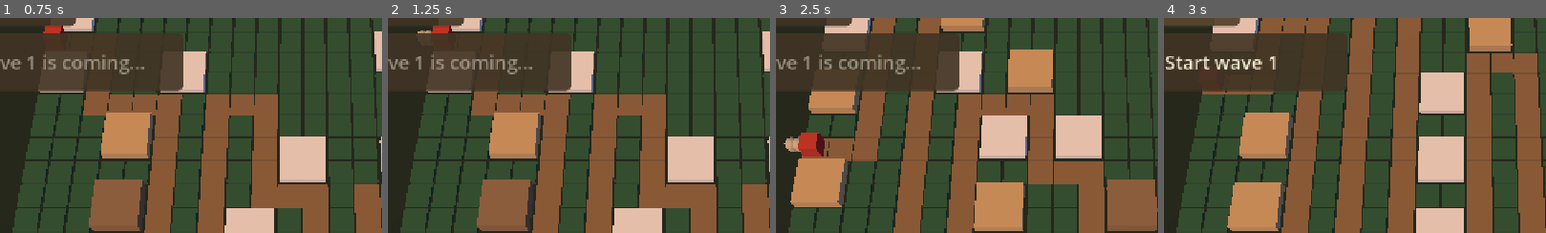
Above: before the commit, frames 1-4 (left to right).
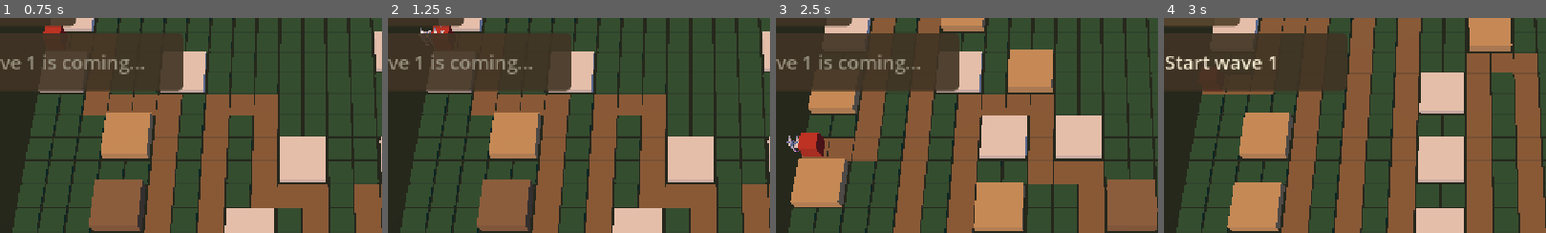
Above: after the commit, the same moments.

Repository: juanpalopez/psychic-bassoon
Game: Godot game, scene res://main.tscn
The game is run twice, just before and just after one commit, with the same random seed, the same clock (stepped at 60 frames per second) and the same inputs.
Inputs:
- Up to frame 1 (0.75 s): click "Start wave 1" at 0.5 s
- Up to frame 2 (1.25 s): no input
- Up to frame 3 (2.5 s): click "Next seed" at 1.25 s; click "Start wave 1" at 2 s
- Up to frame 4 (3 s): click "Next seed" at 2.75 s
The pictures show only the part of the screen within x 10-60%, y 22-72%; the shares and areas given below are measured in that part.

Frame 1 is identical in both runs. In frame 2, less than 0.1% of the frame differs, in the area x 7-15%, y 3-8%; in frame 3, 0.2%, in the area x 2-7%, y 54-63%; in frame 4, nothing differs.

Commit message:
feat(render): draw the ground foes with the owner's greybox models (#244)
* feat(render): draw Scrap Goblins with the owner's greybox model

The Scrap Goblin multimesh uses the mesh of goblin_lowpoly.glb, scaled to
one cell tall with its feet on the road and turned to face the way it
walks (it keeps its heading while a guard holds it); a capsule stays the
fallback when the file is missing. The model has a credits row, and the
asset check ignores the .import file Godot writes next to it.

Closes #243

Co-Authored-By: Claude Sonnet 5.5 <noreply@anthropic.com>

* feat(render): draw the ground foes with the owner's greybox models

Scrap Goblin, Corrugated Orc and Cardboard Golem use the models in
assets/models/enemies (scaled to a height, feet on the road, facing the
way they walk, keeping their own materials and darkened as they are hurt;
a capsule stays the fallback). All of the owner's greybox models (the
other enemies, the heroes, the towers and the Heartstone) are added with
credits rows, and the asset check ignores Godot's .import files.

Closes #243

Co-Authored-By: Claude Sonnet 5.5 <noreply@anthropic.com>

---------

Co-authored-by: Claude Sonnet 5.5 <noreply@anthropic.com>

Diff:
--- a/godot/render/foes_view.gd
+++ b/godot/render/foes_view.gd
@@ -23,6 +23,17 @@
 	"cardboardGolem": Color("8a6a43"),
 }
 const FALLBACK_COLOUR := Color("cccccc")
+## The foes drawn with a model from `godot/assets/models/enemies` instead of a capsule
+## (greybox models by the owner): its file and how tall it stands, in cells. A model is
+## scaled to that height with its feet on the road and faces +Z at yaw 0, keeps its own
+## materials and is darkened as the foe is hurt; a missing file leaves the capsule.
+const MODELS := {
+	"scrapGoblin": {"path": "res://assets/models/enemies/scrap_goblin.glb", "height": 1.0},
+	"corrugatedOrc": {"path": "res://assets/models/enemies/corrugated_orc.glb", "height": 1.5},
+	"cardboardGolem": {"path": "res://assets/models/enemies/cardboard_golem.glb", "height": 2.4},
+}
+## A foe that has not moved yet faces along the road, towards +x.
+const DEFAULT_YAW := PI / 2.0
 
 var _multimeshes := {}
 var _tick_seen := -1
@@ -34,25 +45,40 @@
 var _drawn_positions := {}
 var _drawn_scales := {}
 var _drawn_colours := {}
-
-
-func _init() -> void:
+## Per model type: its mesh, the scale that makes it its height and the height of its
+## lowest point above the origin, so that it can stand on the road.
+var _models := {}
+## The way each foe last walked (radians about the vertical axis), by foe id.
+var _yaws := {}
+var _drawn_yaws := {}
+
+
+func _init(models: Dictionary = MODELS) -> void:
 	for type in FOES.FOE_IDS:
 		var multimesh := MultiMesh.new()
 		multimesh.transform_format = MultiMesh.TRANSFORM_3D
 		multimesh.use_colors = true
-		var capsule := CapsuleMesh.new()
-		capsule.radius = CAPSULE_RADIUS
-		capsule.height = CAPSULE_HEIGHT
-		multimesh.mesh = capsule
+		var mesh := _model_mesh(models[type].path) if models.has(type) else null
+		if mesh != null:
+			var box := mesh.get_aabb()
+			var scale := float(models[type].height) / box.size.y
+			_models[type] = {"mesh": mesh, "scale": scale, "foot": -box.position.y * scale}
+			_make_tintable(mesh)
+			multimesh.mesh = mesh
+		else:
+			var capsule := CapsuleMesh.new()
+			capsule.radius = CAPSULE_RADIUS
+			capsule.height = CAPSULE_HEIGHT
+			multimesh.mesh = capsule
 		multimesh.instance_count = MAX_PER_TYPE
 		multimesh.visible_instance_count = 0
 		var instance := MultiMeshInstance3D.new()
 		instance.name = type
 		instance.multimesh = multimesh
-		var material := StandardMaterial3D.new()
-		material.vertex_color_use_as_albedo = true
-		instance.material_override = material
+		if mesh == null:
+			var material := StandardMaterial3D.new()
+			material.vertex_color_use_as_albedo = true
+			instance.material_override = material
 		add_child(instance)
 		_multimeshes[type] = multimesh
 		_used[type] = 0
@@ -60,6 +86,7 @@
 		_drawn_positions[type] = _filled(Vector3.ZERO)
 		_drawn_scales[type] = _filled(0.0)
 		_drawn_colours[type] = _filled(Color.WHITE)
+		_drawn_yaws[type] = _filled(0.0)
 
 
 ## A list of `MAX_PER_TYPE` copies of `value`.
@@ -70,6 +97,21 @@
 	return out
 
 
+## Whether a foe type is drawn with a model (and not the capsule).
+func uses_model(type: String) -> bool:
+	return _models.has(type)
+
+
+## The mesh a foe type is drawn with.
+func mesh_of(type: String) -> Mesh:
+	return (_multimeshes[type] as MultiMesh).mesh
+
+
+## The way instance `index` of a model type faces (radians about the vertical axis).
+func drawn_yaw(type: String, index: int) -> float:
+	return _drawn_yaws[type][index]
+
+
 ## How many foes of this type are drawn right now.
 func visible_count(type: String) -> int:
 	if not _multimeshes.has(type):
@@ -97,6 +139,7 @@
 	_tick_seen = -1
 	_previous.clear()
 	_current.clear()
+	_yaws.clear()
 	for type in _multimeshes:
 		(_multimeshes[type] as MultiMesh).visible_instance_count = 0
 
@@ -128,14 +171,25 @@
 		var from: Vector2 = _previous.get(foe.id, Vector2(foe.x, foe.y))
 		var to: Vector2 = _current.get(foe.id, Vector2(foe.x, foe.y))
 		var at := from.lerp(to, blend)
+		var position := BoardSpace.point_to_world(at.x, at.y)
 		var scale := foe.radius / CAPSULE_RADIUS
-		var position := BoardSpace.point_to_world(at.x, at.y)
+		var basis := Basis.from_scale(Vector3(scale, scale, scale))
 		position.y = GROUND + CAPSULE_HEIGHT * scale / 2.0
-		multimesh.set_instance_transform(
-			index, Transform3D(Basis.from_scale(Vector3(scale, scale, scale)), position)
+		if _models.has(foe.type):
+			var model: Dictionary = _models[foe.type]
+			var walked := to - from
+			if walked.length_squared() > 1e-9:
+				_yaws[foe.id] = atan2(walked.x, walked.y)
+			var yaw: float = _yaws.get(foe.id, DEFAULT_YAW)
+			scale = model.scale
+			basis = Basis(Vector3.UP, yaw) * Basis.from_scale(Vector3(scale, scale, scale))
+			position.y = GROUND + float(model.foot)
+			_drawn_yaws[foe.type][index] = yaw
+		multimesh.set_instance_transform(index, Transform3D(basis, position))
+		var health := float(foe.hp) / maxf(float(foe.max_hp), 1.0)
+		var base: Color = (
+			Color.WHITE if _models.has(foe.type) else COLOURS.get(foe.type, FALLBACK_COLOUR)
 		)
-		var health := float(foe.hp) / maxf(float(foe.max_hp), 1.0)
-		var base: Color = COLOURS.get(foe.type, FALLBACK_COLOUR)
 		var colour := base.darkened(HURT_DARKEN * (1.0 - clampf(health, 0.0, 1.0)))
 		multimesh.set_instance_color(index, colour)
 		_drawn_positions[foe.type][index] = position
@@ -143,3 +197,39 @@
 		_drawn_colours[foe.type][index] = colour
 	for type in _multimeshes:
 		(_multimeshes[type] as MultiMesh).visible_instance_count = _used[type]
+
+
+## The first mesh found in a model file, or null when the file is missing or has none.
+static func _model_mesh(path: String) -> Mesh:
+	if not ResourceLoader.exists(path):
+		return null
+	var scene := load(path) as PackedScene
+	if scene == null:
+		return null
+	var root := scene.instantiate()
+	var found := _first_mesh(root)
+	root.free()
+	return found
+
+
+static func _first_mesh(node: Node) -> Mesh:
+	if node is MeshInstance3D and (node as MeshInstance3D).mesh != null:
+		return (node as MeshInstance3D).mesh
+	for child in node.get_children():
+		var found := _first_mesh(child)
+		if found != null:
+			return found
+	return null
+
+
+## Lets the instance colour tint the model's own materials (the instance colour is
+## white for a healthy foe and darker as it is hurt): each surface's material is
+## copied with `vertex_color_use_as_albedo`.
+static func _make_tintable(mesh: Mesh) -> void:
+	for surface in mesh.get_surface_count():
+		var material := mesh.surface_get_material(surface) as StandardMaterial3D
+		if material == null:
+			continue
+		var tintable := material.duplicate() as StandardMaterial3D
+		tintable.vertex_color_use_as_albedo = true
+		mesh.surface_set_material(surface, tintable)
--- /dev/null
+++ b/godot/tests/render/test_foes_models.gd
@@ -0,0 +1,121 @@
+## The Scrap Goblin is drawn with the owner's greybox model; other foes keep their
+## capsules, and a missing model file falls back to a capsule.
+extends GutTest
+
+const FOES := preload("res://content/foes.gd")
+const MODELS := preload("res://render/foes_view.gd").MODELS
+
+
+func _foe(id: int, type: String, x: float, y: float) -> Foe:
+	var foe := Foe.new()
+	foe.id = id
+	foe.type = type
+	foe.x = x
+	foe.y = y
+	foe.hp = 20
+	foe.max_hp = 20
+	foe.radius = float(FOES.DEFS[type].radius)
+	return foe
+
+
+func _game_with(foes: Array[Foe], tick: int) -> GameState:
+	var game := GameState.new()
+	game.tick_count = tick
+	game.foes = foes
+	return game
+
+
+func _view(models: Dictionary = MODELS) -> FoesView:
+	var view := FoesView.new(models)
+	add_child_autofree(view)
+	return view
+
+
+func test_every_ground_foe_uses_its_model() -> void:
+	var view := _view()
+	for type in FOES.FOE_IDS:
+		assert_true(view.uses_model(type), type)
+		assert_false(view.mesh_of(type) is CapsuleMesh, type)
+		assert_gt(view.mesh_of(type).get_aabb().size.y, 0.0, type)
+	assert_gt(MODELS.cardboardGolem.height, MODELS.corrugatedOrc.height)
+	assert_gt(MODELS.corrugatedOrc.height, MODELS.scrapGoblin.height)
+
+
+func test_a_foe_without_a_model_entry_stays_a_capsule() -> void:
+	var view := _view({"scrapGoblin": MODELS.scrapGoblin})
+	assert_true(view.uses_model("scrapGoblin"))
+	assert_false(view.uses_model("corrugatedOrc"))
+	assert_true(view.mesh_of("corrugatedOrc") is CapsuleMesh)
+
+
+func test_a_hurt_model_is_tinted_through_the_instance_colour() -> void:
+	var view := _view()
+	var healthy := _foe(0, "corrugatedOrc", 4.5, 3.5)
+	var hurt := _foe(1, "corrugatedOrc", 5.5, 3.5)
+	hurt.hp = 5
+	view.update(_game_with([healthy, hurt] as Array[Foe], 1), 1.0)
+	assert_eq(view.drawn_colour("corrugatedOrc", 0), Color.WHITE)
+	assert_lt(view.drawn_colour("corrugatedOrc", 1).v, 0.9)
+	var mesh := view.mesh_of("corrugatedOrc")
+	for surface in mesh.get_surface_count():
+		var material := mesh.surface_get_material(surface) as StandardMaterial3D
+		assert_true(material.vertex_color_use_as_albedo, "surface %d" % surface)
+
+
+func test_a_missing_model_file_falls_back_to_a_capsule() -> void:
+	var view := _view({"scrapGoblin": {"path": "res://assets/models/none.glb", "height": 0.8}})
+	assert_false(view.uses_model("scrapGoblin"))
+	assert_true(view.mesh_of("scrapGoblin") is CapsuleMesh)
+	view.update(_game_with([_foe(0, "scrapGoblin", 4.5, 3.5)] as Array[Foe], 1), 1.0)
+	assert_eq(view.visible_count("scrapGoblin"), 1, "and it still draws")
+
+
+func test_the_model_is_scaled_to_its_height_and_stands_with_its_feet_on_the_road() -> void:
+	var view := _view()
+	view.update(_game_with([_foe(0, "scrapGoblin", 4.5, 3.5)] as Array[Foe], 1), 1.0)
+	var aabb := view.mesh_of("scrapGoblin").get_aabb()
+	var scale := view.drawn_scale("scrapGoblin", 0)
+	assert_almost_eq(scale * aabb.size.y, float(MODELS.scrapGoblin.height), 1e-6)
+	# the lowest point of the model is at the road's surface
+	assert_almost_eq(
+		view.drawn_position("scrapGoblin", 0).y + aabb.position.y * scale, FoesView.GROUND, 1e-6
+	)
+
+
+func test_a_foe_faces_the_way_it_walks() -> void:
+	var view := _view()
+	# a tick ago it was at (4, 3), now at (5, 3): walking along +x, which is world +x
+	view.update(_game_with([_foe(0, "scrapGoblin", 4.0, 3.0)] as Array[Foe], 1), 1.0)
+	view.update(_game_with([_foe(0, "scrapGoblin", 5.0, 3.0)] as Array[Foe], 2), 1.0)
+	assert_almost_eq(view.drawn_yaw("scrapGoblin", 0), PI / 2.0, 1e-6, "facing +x")
+	# then down the board, along +y (world +z)
+	view.update(_game_with([_foe(0, "scrapGoblin", 5.0, 4.0)] as Array[Foe], 3), 1.0)
+	assert_almost_eq(view.drawn_yaw("scrapGoblin", 0), 0.0, 1e-6, "facing +z")
+	# and back along -x
+	view.update(_game_with([_foe(0, "scrapGoblin", 4.0, 4.0)] as Array[Foe], 4), 1.0)
+	assert_almost_eq(absf(view.drawn_yaw("scrapGoblin", 0)), 3.0 * PI / 2.0 - PI, 1e-6)
+
+
+func test_a_foe_that_stands_still_keeps_its_heading() -> void:
+	var view := _view()
+	view.update(_game_with([_foe(0, "scrapGoblin", 4.0, 3.0)] as Array[Foe], 1), 1.0)
+	view.update(_game_with([_foe(0, "scrapGoblin", 4.0, 4.0)] as Array[Foe], 2), 1.0)
+	var heading := view.drawn_yaw("scrapGoblin", 0)
+	# held by a guard: the same place next tick
+	view.update(_game_with([_foe(0, "scrapGoblin", 4.0, 4.0)] as Array[Foe], 3), 1.0)
+	assert_almost_eq(view.drawn_yaw("scrapGoblin", 0), heading, 1e-9)
+
+
+func test_a_new_foe_faces_along_the_road_until_it_moves() -> void:
+	var view := _view()
+	view.update(_game_with([_foe(0, "scrapGoblin", 4.0, 3.0)] as Array[Foe], 1), 1.0)
+	assert_almost_eq(view.drawn_yaw("scrapGoblin", 0), PI / 2.0, 1e-6)
+
+
+func test_reset_forgets_the_headings() -> void:
+	var view := _view()
+	view.update(_game_with([_foe(0, "scrapGoblin", 4.0, 3.0)] as Array[Foe], 1), 1.0)
+	view.update(_game_with([_foe(0, "scrapGoblin", 4.0, 4.0)] as Array[Foe], 2), 1.0)
+	view.reset()
+	view.update(_game_with([_foe(0, "scrapGoblin", 4.0, 3.0)] as Array[Foe], 1), 1.0)
+	assert_almost_eq(view.drawn_yaw("scrapGoblin", 0), PI / 2.0, 1e-6, "a new game, a new heading")
--- a/godot/tests/render/test_foes_view.gd
+++ b/godot/tests/render/test_foes_view.gd
@@ -139,7 +139,7 @@
 	assert_gt(healthy.v, hurt.v)
 
 
-func test_a_bigger_foe_is_a_bigger_capsule() -> void:
+func test_a_bigger_foe_is_drawn_taller() -> void:
 	var view := _view()
 	view.update(
 		_game_with(
@@ -150,8 +150,11 @@
 		),
 		1.0
 	)
-	var small := view.drawn_scale("scrapGoblin", 0)
-	var large := view.drawn_scale("cardboardGolem", 0)
+	# a model is scaled to its height, a capsule by the foe's radius: compare what is drawn
+	var small := view.drawn_scale("scrapGoblin", 0) * view.mesh_of("scrapGoblin").get_aabb().size.y
+	var large := (
+		view.drawn_scale("cardboardGolem", 0) * view.mesh_of("cardboardGolem").get_aabb().size.y
+	)
 	assert_gt(large, small)
 
 
Binary file added: godot/assets/models/enemies/cardboard_golem.glb
Not shown, added: godot/assets/models/enemies/cardboard_golem.glb.import
Binary file added: godot/assets/models/enemies/corrugated_orc.glb
Not shown, added: godot/assets/models/enemies/corrugated_orc.glb.import
Binary file added: godot/assets/models/enemies/ink_shaman.glb
Not shown, added: godot/assets/models/enemies/ink_shaman.glb.import
Binary file added: godot/assets/models/enemies/razor_moth.glb
Not shown, added: godot/assets/models/enemies/razor_moth.glb.import
Binary file added: godot/assets/models/enemies/scrap_goblin.glb
Not shown, added: godot/assets/models/enemies/scrap_goblin.glb.import
Binary file added: godot/assets/models/heroes/camp_cook.glb
Not shown, added: godot/assets/models/heroes/camp_cook.glb.import
(and 19 more such lines)
